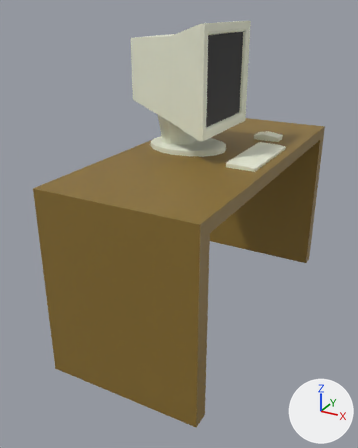
Before and after pictures for a commit that changed the glTF model gmtk-2026-game-jam/assets/3D/Office/Computer_and_Desk.glb.
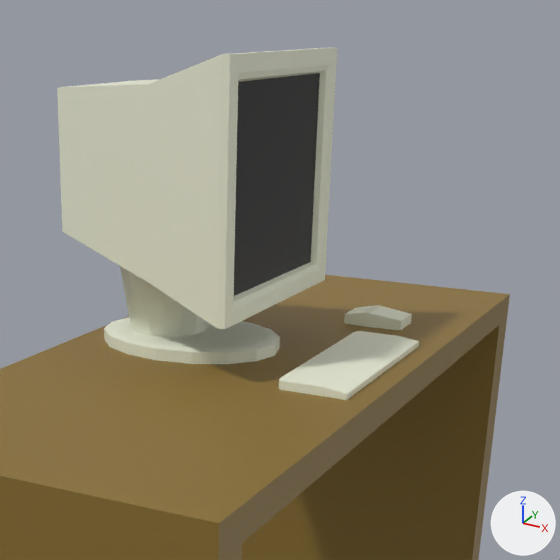
There are two pictures of each version: one whole from a 50 mm lens placed at (0.68, -3.56, 2.54), pointed at (-1.15, -0.24, 0.88), one close up on the part from 30% to 97% of the width and 0% to 54% of the height. Arrows for +X, +Y and +Z are at lower right; the lights stay in place. The older version's two pictures come first. Where no turn or scale is listed for an object, it has been applied to the vertices. Vertices at exactly the same position are counted once.
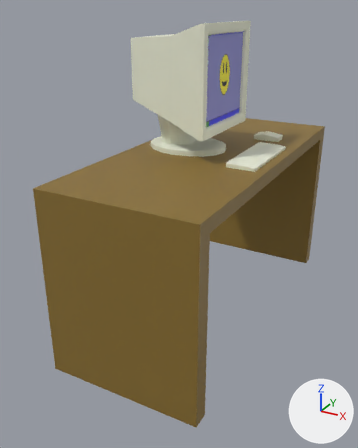
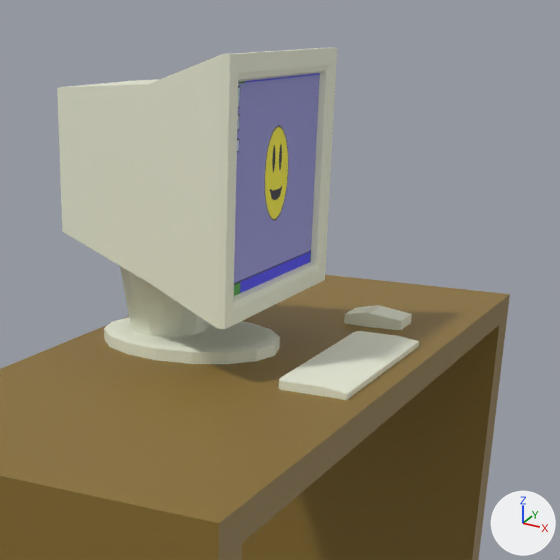
Commit message: Funny computer image

What changed in the scene script:
```text
Add img_popupparty:
    img_popupparty = load_image('popupparty', '_unpacked/popupparty', 288, 162, 'sRGB')
Change mat_material_004:
    remove mat_material_004.base_color = (0.00245, 0.00245, 0.00245)  # black #080808
    add mat_material_004.texture = img_popupparty
Change me_cube_002:
    where me_cube_002.from_pydata(...)  # 32 vertices, 60 faces; spans x -0.316..0.39, y -0.414..0.414, z -0.395..0.395
    used by ob_cube; location = (-1.258, 0.017, 2.037)
    me_cube_002 part 1: texture (UV) coordinates of 2 of 60 faces, centred in x 0.363, y -0.111..0.111, z -0.106..0.106, changed; they spanned u 0.75..0.85, v 0.26..0.35 and now span u -0.01..1.01, v 0.0..1.01
```

What differs and where, as boxes (x1, y1, x2, y2) in the close-ups (560 x 560 px):
'Cube', surface changed (black to blue)
    both: (231, 69, 326, 299)
part 1 of me_cube_002, surface changed (black to blue)
    both: (234, 73, 320, 296)
